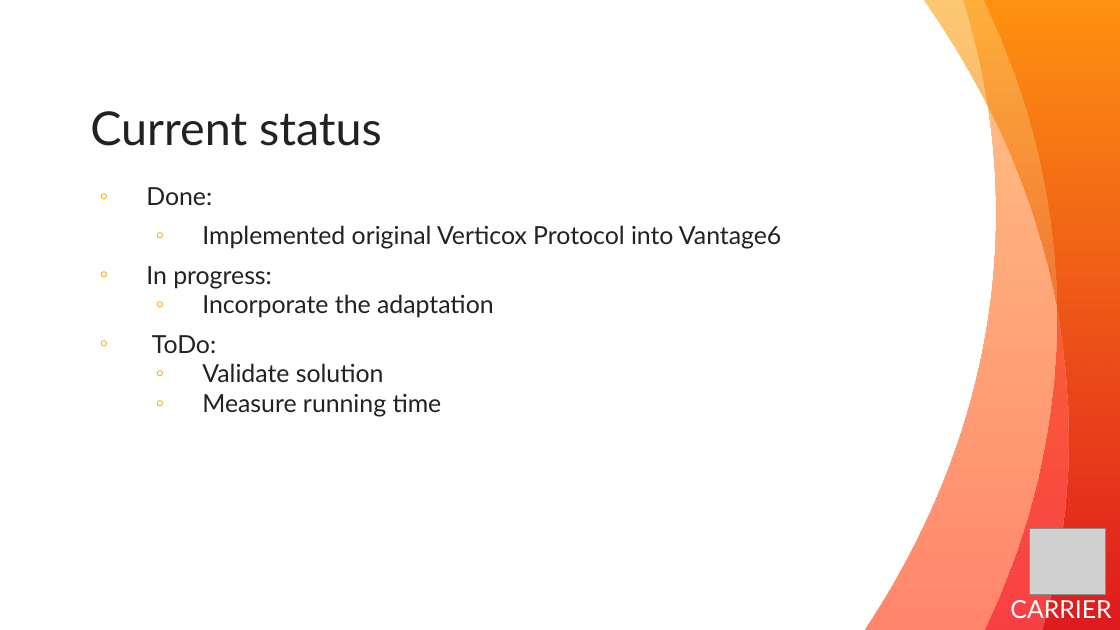
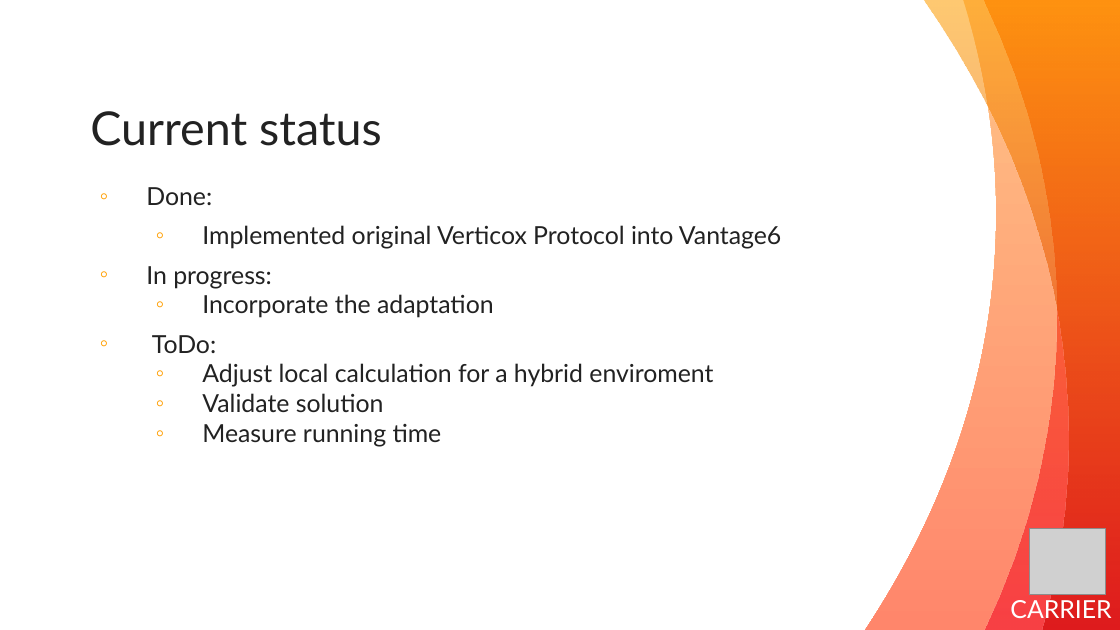
Before and after one commit to CARRIER-project/verticox, a slide deck: slide 13 of Verticox.pptx. Drawn at 1120x630 pixels with LibreOffice and Linux fonts; fonts in the diff are those of the drawing; grey boxes stand for pictures. Boxes give left, top, right and bottom in pixels: in the first picture for what was removed or moved away, otherwise in the second. Text is boxed around its words. In the diff, an @@ line names an element or a change of style, - is before the commit and + after.

Commit message:
adjusted presentation

```diff
--- a/Verticox.pptx
+++ b/Verticox.pptx
@@ text at (x1=202, y1=363, x2=713, y2=387): paragraph added @@
+  ◦ Adjust local calculation for a hybrid enviroment
```
Also in this commit, not shown: 2 slides added.
